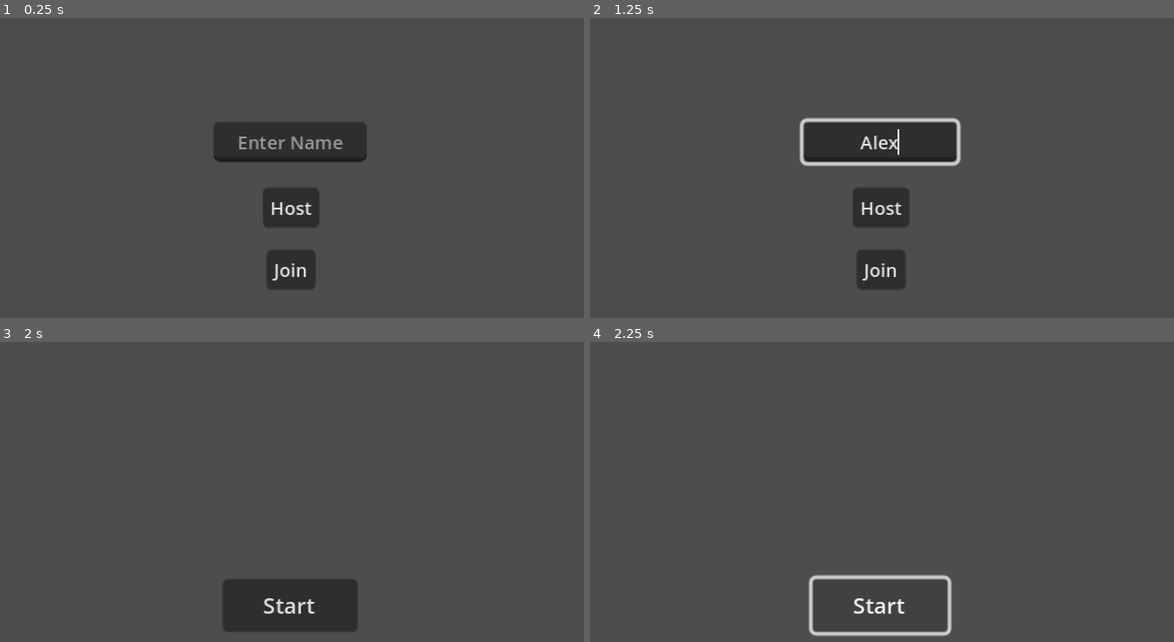
Above: before the commit, frames 1-4 (two rows, left to right).
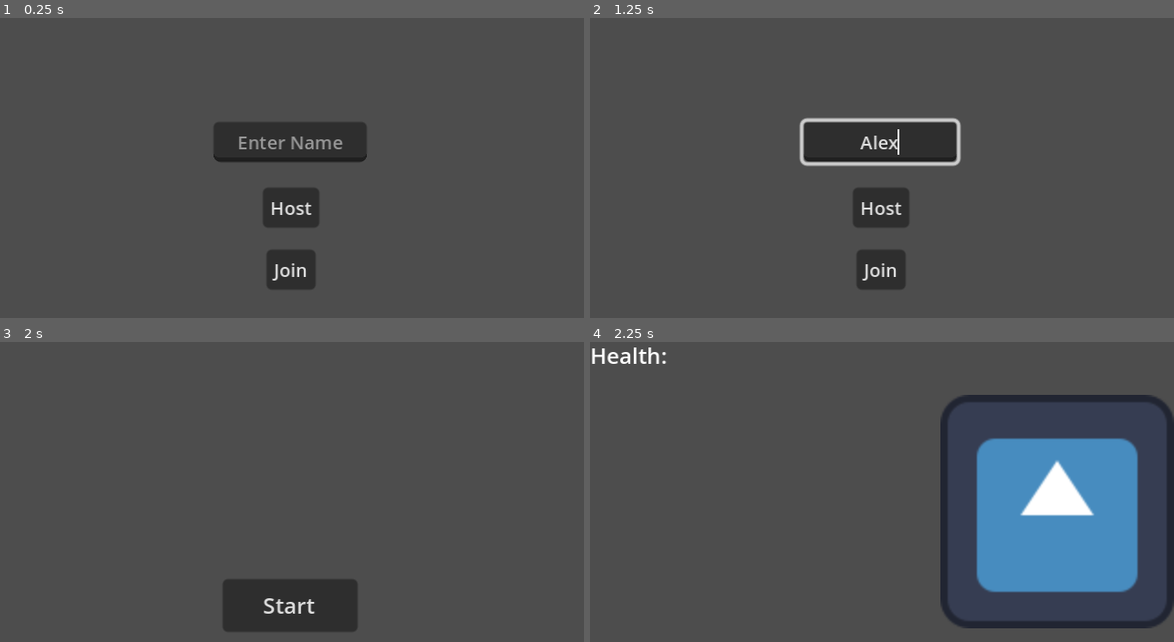
Above: after the commit, the same moments.

Repository: AlexPham0209/tank-turmoil
Game: Godot game, scene res://src/scenes/game.tscn
Same seed, same stepped clock (60 frames per second), same inputs: the game is played once before the commit and once after it. The engine's default icon, where the game draws it, is replaced by a stand-in: a white triangle on a blue panel in a dark square.
Inputs (mouse positions are in pixels of both pictures, inside the frame that each line leads up to):
- Up to frame 1 (0.25 s): no input
- Up to frame 2 (1.25 s): click (882, 141) at 0.52 s; type "Alex" at 0.6 s
- Up to frame 3 (2 s): click "Host" at 1.25 s
- Up to frame 4 (2.25 s): click "Start" at 2 s

Frames 1-3 are identical in both runs. In frame 4, 20% of the frame differs, in the area x 0-100%, y 1-99%.
Error before the commit: Invalid operands 'Object' and 'int' in operator '=='. (res://src/singletons/game_manager.gd:15)
Error after the commit: Parse Error: Expected function name after "func". (res://src/scripts/player.gd:41)

Commit message:
Added bullets

Diff:
--- a/project.godot
+++ b/project.godot
@@ -19,6 +19,7 @@
 
 MultiplayerManager="*res://src/singletons/multiplayer_manager.gd"
 GameManager="*res://src/singletons/game_manager.gd"
+Signals="*res://src/singletons/Signals.gd"
 
 [display]
 
@@ -27,3 +28,31 @@
 window/size/window_width_override=1280
 window/size/window_height_override=720
 window/stretch/mode="canvas_items"
+
+[input]
+
+shoot={
+"deadzone": 0.5,
+"events": [Object(InputEventMouseButton,"resource_local_to_scene":false,"resource_name":"","device":-1,"window_id":0,"alt_pressed":false,"shift_pressed":false,"ctrl_pressed":false,"meta_pressed":false,"button_mask":1,"position":Vector2(56, 20),"global_position":Vector2(65, 66),"factor":1.0,"button_index":1,"canceled":false,"pressed":true,"double_click":false,"script":null)
+]
+}
+left={
+"deadzone": 0.5,
+"events": [Object(InputEventKey,"resource_local_to_scene":false,"resource_name":"","device":-1,"window_id":0,"alt_pressed":false,"shift_pressed":false,"ctrl_pressed":false,"meta_pressed":false,"pressed":false,"keycode":0,"physical_keycode":65,"key_label":0,"unicode":97,"location":0,"echo":false,"script":null)
+]
+}
+right={
+"deadzone": 0.5,
+"events": [Object(InputEventKey,"resource_local_to_scene":false,"resource_name":"","device":-1,"window_id":0,"alt_pressed":false,"shift_pressed":false,"ctrl_pressed":false,"meta_pressed":false,"pressed":false,"keycode":0,"physical_keycode":68,"key_label":0,"unicode":100,"location":0,"echo":false,"script":null)
+]
+}
+up={
+"deadzone": 0.5,
+"events": [Object(InputEventKey,"resource_local_to_scene":false,"resource_name":"","device":-1,"window_id":0,"alt_pressed":false,"shift_pressed":false,"ctrl_pressed":false,"meta_pressed":false,"pressed":false,"keycode":0,"physical_keycode":87,"key_label":0,"unicode":119,"location":0,"echo":false,"script":null)
+]
+}
+down={
+"deadzone": 0.5,
+"events": [Object(InputEventKey,"resource_local_to_scene":false,"resource_name":"","device":-1,"window_id":0,"alt_pressed":false,"shift_pressed":false,"ctrl_pressed":false,"meta_pressed":false,"pressed":false,"keycode":0,"physical_keycode":83,"key_label":0,"unicode":115,"location":0,"echo":false,"script":null)
+]
+}
--- /dev/null
+++ b/src/scenes/bullet.tscn
@@ -0,0 +1,40 @@
+[gd_scene load_steps=6 format=3 uid="uid://c3p4tpwb24uhq"]
+
+[ext_resource type="Texture2D" uid="uid://p1h3ic7diw3i" path="res://icon.svg" id="1_8vfia"]
+[ext_resource type="Script" path="res://src/scripts/bullet.gd" id="1_55xc7"]
+[ext_resource type="PackedScene" uid="uid://cj0017kcp415m" path="res://src/scenes/hitbox.tscn" id="2_svf10"]
+
+[sub_resource type="RectangleShape2D" id="RectangleShape2D_00mme"]
+size = Vector2(72, 16)
+
+[sub_resource type="SceneReplicationConfig" id="SceneReplicationConfig_wuivj"]
+properties/0/path = NodePath(".:position")
+properties/0/spawn = true
+properties/0/replication_mode = 1
+properties/1/path = NodePath(".:rotation")
+properties/1/spawn = true
+properties/1/replication_mode = 1
+
+[node name="Bullet" type="Node2D"]
+script = ExtResource("1_55xc7")
+
+[node name="Sprite2D" type="Sprite2D" parent="."]
+scale = Vector2(0.132813, 0.0273437)
+texture = ExtResource("1_8vfia")
+
+[node name="Timer" type="Timer" parent="."]
+
+[node name="Hitbox" parent="." instance=ExtResource("2_svf10")]
+collision_layer = 0
+collision_mask = 0
+damage = 1
+
+[node name="CollisionShape2D" type="CollisionShape2D" parent="Hitbox"]
+scale = Vector2(0.25, 0.25)
+shape = SubResource("RectangleShape2D_00mme")
+
+[node name="MultiplayerSynchronizer" type="MultiplayerSynchronizer" parent="."]
+replication_config = SubResource("SceneReplicationConfig_wuivj")
+
+[connection signal="timeout" from="Timer" to="." method="_on_timer_timeout"]
+[connection signal="area_entered" from="Hitbox" to="." method="_on_hitbox_area_entered"]
--- /dev/null
+++ b/src/scenes/health.tscn
@@ -0,0 +1,21 @@
+[gd_scene load_steps=2 format=3 uid="uid://pt3gn3dugj75"]
+
+[ext_resource type="Script" path="res://src/scripts/health_bar.gd" id="1_44nld"]
+
+[node name="HealthBar" type="Control"]
+layout_mode = 3
+anchors_preset = 0
+script = ExtResource("1_44nld")
+
+[node name="Label" type="Label" parent="."]
+layout_mode = 0
+offset_right = 40.0
+offset_bottom = 23.0
+theme_override_font_sizes/font_size = 12
+text = "Health: "
+
+[node name="Amount" type="Label" parent="."]
+layout_mode = 0
+offset_left = 46.0
+offset_right = 76.0
+offset_bottom = 23.0
--- /dev/null
+++ b/src/scenes/hitbox.tscn
@@ -0,0 +1,6 @@
+[gd_scene load_steps=2 format=3 uid="uid://cj0017kcp415m"]
+
+[ext_resource type="Script" path="res://src/scripts/hitbox.gd" id="1_x6tpf"]
+
+[node name="Hitbox" type="Area2D"]
+script = ExtResource("1_x6tpf")
--- /dev/null
+++ b/src/scenes/hurtbox.tscn
@@ -0,0 +1,8 @@
+[gd_scene load_steps=2 format=3 uid="uid://450e88gt240c"]
+
+[ext_resource type="Script" path="res://src/scripts/hurtbox.gd" id="1_u30cu"]
+
+[node name="Hurtbox" type="Area2D"]
+script = ExtResource("1_u30cu")
+
+[node name="Timer" type="Timer" parent="."]
--- a/src/scenes/player.tscn
+++ b/src/scenes/player.tscn
@@ -1,8 +1,9 @@
-[gd_scene load_steps=7 format=3 uid="uid://clqs33kd6dk57"]
+[gd_scene load_steps=9 format=3 uid="uid://clqs33kd6dk57"]
 
 [ext_resource type="Script" path="res://src/scripts/player.gd" id="1_ykvuu"]
 [ext_resource type="Texture2D" uid="uid://p1h3ic7diw3i" path="res://icon.svg" id="2_tiy6n"]
 [ext_resource type="Script" path="res://src/scripts/player_input.gd" id="3_xw242"]
+[ext_resource type="PackedScene" uid="uid://450e88gt240c" path="res://src/scenes/hurtbox.tscn" id="4_assry"]
 
 [sub_resource type="RectangleShape2D" id="RectangleShape2D_bvkf0"]
 size = Vector2(12, 13)
@@ -17,16 +18,32 @@
 properties/2/path = NodePath("NameLabel:text")
 properties/2/spawn = true
 properties/2/replication_mode = 1
+properties/3/path = NodePath(".:health")
+properties/3/spawn = true
+properties/3/replication_mode = 1
+properties/4/path = NodePath(".:bullets")
+properties/4/spawn = true
+properties/4/replication_mode = 1
 
 [sub_resource type="SceneReplicationConfig" id="SceneReplicationConfig_sm4bh"]
 properties/0/path = NodePath("PlayerInput:direction")
 properties/0/spawn = true
 properties/0/replication_mode = 1
+properties/1/path = NodePath("PlayerInput:mouse_position")
+properties/1/spawn = true
+properties/1/replication_mode = 1
+
+[sub_resource type="CircleShape2D" id="CircleShape2D_lcwkk"]
+radius = 6.0
 
 [node name="Player" type="CharacterBody2D"]
 motion_mode = 1
 script = ExtResource("1_ykvuu")
+username = null
 speed = 150.0
+id = null
+health = null
+bullets = null
 
 [node name="Sprite2D" type="Sprite2D" parent="."]
 scale = Vector2(0.1, 0.1)
@@ -54,3 +71,10 @@
 vertical_alignment = 1
 
 [node name="Camera2D" type="Camera2D" parent="."]
+process_callback = 0
+position_smoothing_enabled = true
+
+[node name="Hurtbox" parent="." instance=ExtResource("4_assry")]
+
+[node name="CollisionShape2D" type="CollisionShape2D" parent="Hurtbox"]
+shape = SubResource("CircleShape2D_lcwkk")
--- a/src/scenes/round.tscn
+++ b/src/scenes/round.tscn
@@ -1,6 +1,8 @@
-[gd_scene load_steps=2 format=3 uid="uid://c42ib5d3f6lg3"]
+[gd_scene load_steps=4 format=3 uid="uid://c42ib5d3f6lg3"]
 
 [ext_resource type="Script" path="res://src/scripts/round.gd" id="1_ko5vf"]
+[ext_resource type="PackedScene" uid="uid://pt3gn3dugj75" path="res://src/scenes/health.tscn" id="2_7la7u"]
+[ext_resource type="Texture2D" uid="uid://p1h3ic7diw3i" path="res://icon.svg" id="3_rl1oa"]
 
 [node name="Round" type="Node2D"]
 script = ExtResource("1_ko5vf")
@@ -8,10 +10,26 @@
 [node name="Players" type="Node2D" parent="."]
 
 [node name="MultiplayerSpawner" type="MultiplayerSpawner" parent="."]
-_spawnable_scenes = PackedStringArray("res://src/scenes/player.tscn")
+_spawnable_scenes = PackedStringArray("res://src/scenes/player.tscn", "res://src/scenes/bullet.tscn")
 spawn_path = NodePath("../Players")
 spawn_limit = 4
 
 [node name="Spawn" type="Marker2D" parent="."]
 position = Vector2(161, 89)
 scale = Vector2(3.52632, 2.64706)
+
+[node name="UI" type="CanvasLayer" parent="."]
+
+[node name="Control" type="Control" parent="UI"]
+layout_mode = 3
+anchors_preset = 15
+anchor_right = 1.0
+anchor_bottom = 1.0
+grow_horizontal = 2
+grow_vertical = 2
+
+[node name="HealthBar" parent="UI/Control" instance=ExtResource("2_7la7u")]
+
+[node name="Icon" type="Sprite2D" parent="."]
+position = Vector2(256, 94)
+texture = ExtResource("3_rl1oa")
--- /dev/null
+++ b/src/scripts/bullet.gd
@@ -0,0 +1,16 @@
+class_name Bullet
+extends Node2D
+
+@export var speed : float = 100.0
+@export var direction : Vector2 = Vector2.ZERO
+
+# Called every frame. 'delta' is the elapsed time since the previous frame.
+func _physics_process(delta: float) -> void:
+	self.position += direction * speed * delta
+	print(self.direction)
+
+func _on_timer_timeout() -> void:
+	queue_free()
+
+func _on_hitbox_area_entered(area: Area2D) -> void:
+	queue_free()
--- /dev/null
+++ b/src/scripts/health_bar.gd
@@ -0,0 +1,10 @@
+extends Control
+
+@onready var amount : Label = $Amount
+
+# Called when the node enters the scene tree for the first time.
+func _ready() -> void:
+	Signals.update_health.connect(on_update_health)
+
+func on_update_health(value : int) -> void:
+	amount.text = str(value)
--- /dev/null
+++ b/src/scripts/hitbox.gd
@@ -0,0 +1,4 @@
+class_name Hitbox
+extends Area2D
+
+@export var damage : int
--- /dev/null
+++ b/src/scripts/hurtbox.gd
@@ -0,0 +1,24 @@
+class_name Hurtbox
+extends Area2D
+
+signal take_damage(amount : int)
+signal stop_invincibility
+
+@export var invincibility_time : float = 1.0
+@onready var timer : Timer = $Timer
+
+func _ready() -> void:
+	timer.wait_time = invincibility_time
+
+func _physics_process(delta: float) -> void:
+	if not monitorable or not monitoring:
+		return
+
+	var hitboxes = get_overlapping_areas().filter(func(child): return child is Hitbox)
+	if timer.is_stopped() and hitboxes.size() > 0:
+		for hitbox in hitboxes:
+			take_damage.emit(hitbox.damage)
+		timer.start()
+
+func _on_timer_timeout() -> void:
+	stop_invincibility.emit()
--- a/src/scripts/player.gd
+++ b/src/scripts/player.gd
@@ -2,6 +2,7 @@
 extends CharacterBody2D
 
 signal death
+var bullet : PackedScene = preload("res://src/scenes/bullet.tscn")
 
 @export var username : String
 @export var speed : float = 300.0
@@ -22,8 +23,27 @@
 }
 
 var current_state : State = State.IDLE
+var max_health : int = 5
+var max_bullets : int = 3
+
+@export var health : float = 0 :
+	set(value):
+		health = clamp(value, 0, max_health)
+		if id == multiplayer.get_unique_id():
+			Signals.update_health.emit(health)
+
+@export var bullets : float = 0 :
+	set(value):
+		bullets = clamp(value, 0, max_bullets)
+		if id == multiplayer.get_unique_id():
+			Signals.update_ammo.emit(bullets)
+
+func
 
 func _ready() -> void:
+	health = max_health
+	bullets = max_bullets
+
 	#Set which peer has control over the node
 	name_label.text = username
 	if id == multiplayer.get_unique_id():
@@ -37,16 +57,23 @@
 		State.RUN:
 			pass
 		State.HURT:
-			pass
+			await get_tree().create_timer(1.0).timeout
+			set_state(State.IDLE)
 		State.DEAD:
 			pass
 
 	current_state = state
 
 func _physics_process(delta: float) -> void:
+	print(current_state)
 	sprite.flip_h = player_input.direction.x < 0
 	process_state(delta)
 	move_and_slide()
+
+	if player_input.can_shoot:
+		shoot()
+
+	player_input.can_shoot = false
 
 func process_state(delta : float) -> void:
 	match current_state:
@@ -68,3 +95,19 @@
 		set_state.rpc(State.IDLE)
 
 	self.velocity = player_input.direction * speed
+
+func shoot() -> void:
+	var instance : Bullet = bullet.instantiate()
+	instance.global_position = self.global_position
+	var direction : Vector2 = self.global_position - player_input.mouse_position
+	instance.rotation = direction.angle()
+	instance.direction = direction
+	get_tree().current_scene.add_child(instance)
+
+func on_take_damage(amount : int) -> void:
+	health -= amount
+
+	if health <= 0:
+		set_state.rpc(State.DEAD)
+	else:
+		set_state.rpc(State.HURT)
--- a/src/scripts/player_input.gd
+++ b/src/scripts/player_input.gd
@@ -2,6 +2,8 @@
 extends MultiplayerSynchronizer
 
 @export var direction : Vector2 = Vector2.ZERO
+@export var mouse_position : Vector2 = Vector2.ZERO
+var can_shoot : bool = false
 
 func _enter_tree() -> void:
 	set_multiplayer_authority(get_parent().id)
@@ -10,4 +12,12 @@
 	set_process(get_multiplayer_authority() == multiplayer.get_unique_id())
 
 func _process(delta: float) -> void:
-	direction = Input.get_vector("ui_left", "ui_right", "ui_up", "ui_down")
+	direction = Input.get_vector("left", "right", "up", "down")
+
+	if Input.is_action_just_pressed("shoot"):
+		mouse_position = get_viewport().get_mouse_position()
+		shoot.rpc()
+
+@rpc("any_peer", "call_local")
+func shoot() -> void:
+	can_shoot = true
--- /dev/null
+++ b/src/singletons/Signals.gd
@@ -0,0 +1,4 @@
+extends Node
+
+signal update_health(value : int)
+signal update_ammo(value : int)
--- a/src/singletons/game_manager.gd
+++ b/src/singletons/game_manager.gd
@@ -12,10 +12,11 @@
 	MultiplayerManager.player_disconnected.connect(remove_player)
 
 func next_round() -> void:
-	if round == max_rounds:
+	if rounds == max_rounds:
 		MultiplayerManager.change_level.emit(winning_screen)
 		return
 	MultiplayerManager.change_level.emit(round)
+
 
 func add_player(id : int, player_info : PlayerInfo) -> void:
 	var stats = {
